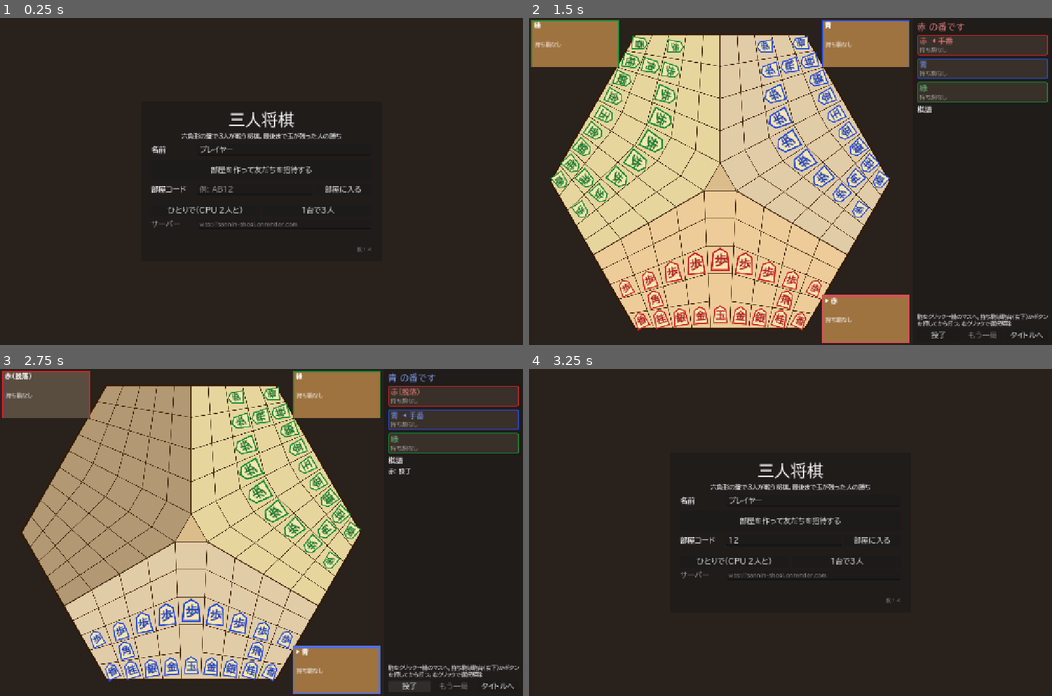
Above: before the commit, frames 1-4 (two rows, left to right).
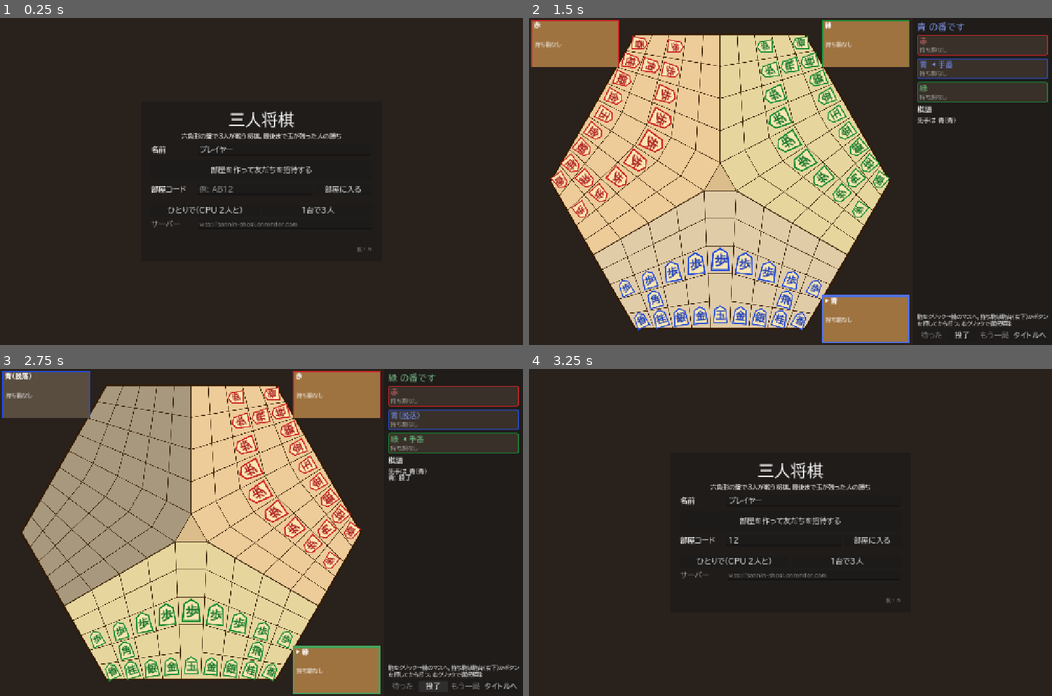
Above: after the commit, the same moments.

Repository: mittsuhinata-hue/sannin-shogi
Game: Godot game, scene res://scenes/main.tscn
The game is run twice, just before and just after one commit, with the same random seed, the same clock (stepped at 60 frames per second) and the same inputs.
Inputs (mouse positions are in pixels of both pictures, inside the frame that each line leads up to):
- Up to frame 1 (0.25 s): no input
- Up to frame 2 (1.5 s): click (785, 188) at 0.52 s; type "12" at 0.6 s; click "1台で3人" at 1.25 s
- Up to frame 3 (2.75 s): click "投了" at 2 s
- Up to frame 4 (3.25 s): click "タイトルへ" at 2.75 s

The runs differ from the first frame. In frame 1, less than 0.1% of the frame differs, in the area x 70-71%, y 70-71%; in frame 2, 6.9%, in the area x 0-99%, y 0-100%; in frame 3, 5.2%; in frame 4, less than 0.1%.

Commit message:
王手された人が先に指す・先手のくじ引き・待ったを追加
- 王手をかけられた人がすぐ次に指し、そのあとはその人の次から順に回る
- 対局開始時に先手をくじ引きで決める
- 指したばかりの人は、次の人が指す前なら手番ごとに1回まで待ったできる

Co-Authored-By: Claude Opus 5.5 <noreply@anthropic.com>

Diff:
--- a/scripts/main.gd
+++ b/scripts/main.gd
@@ -6,7 +6,7 @@
 const BoardView = preload("res://scripts/board_view.gd")
 const UiFont = preload("res://scripts/ui_font.gd")
 const SETTINGS_PATH := "user://settings.cfg"
-const VERSION := "1.4"   ## 直すたびに上げる（友だちの画面が新しいか見分けるため）
+const VERSION := "1.5"   ## 直すたびに上げる（友だちの画面が新しいか見分けるため）
 
 var _font: Font
 
@@ -32,6 +32,7 @@
 var _log: RichTextLabel
 var _rematch_btn: Button
 var _resign_btn: Button
+var _undo_btn: Button
 var _promo: ConfirmationDialog
 var _promo_moves: Array = []
 
@@ -169,6 +170,8 @@
 			_on_join()
 		elif a == "--create-room":
 			_on_create()
+		elif a == "--undo-test":
+			_undo_test.call_deferred()
 	if DisplayServer.get_name() == "headless":
 		Net.message.connect(func(t): print("[%s] %s" % [_player_name(), t]))
 	if _start_when > 0:
@@ -185,6 +188,27 @@
 			if Net.state["winner"] >= 0:
 				print("[%s] GAME OVER winner=%d" % [_player_name(), Net.state["winner"]])
 				get_tree().create_timer(1.0).timeout.connect(get_tree().quit))
+
+
+## 待ったの動作確認（この端末だけの対局で）
+func _undo_test() -> void:
+	var firsts := {}
+	for i in 12:
+		Net.start_local(1, "T")
+		firsts[Net.state["turn"]] = true
+	print("先手に選ばれた席: ", firsts.keys())
+	while Net.state["turn"] != 0:
+		await get_tree().process_frame
+	var n0: int = Net.state["move_no"]
+	Net.submit_move(Rules.cpu_choose(Net.state, 0))
+	var ok1: bool = Net.can_undo() and Net.state["move_no"] == n0 + 1
+	Net.undo()
+	var ok2: bool = Net.state["move_no"] == n0 and Net.state["turn"] == 0 and not Net.can_undo()
+	Net.submit_move(Rules.cpu_choose(Net.state, 0))
+	var ok3 := not Net.can_undo()   # 1手番に2回目の待ったはできない
+	print("待ったテスト: 指した直後=%s 取り消し=%s 2回目は不可=%s" % [ok1, ok2, ok3])
+	print("最後の棋譜: ", Net.state["log"].slice(-3))
+	get_tree().quit()
 
 
 func _auto_play() -> void:
@@ -444,6 +468,9 @@
 	v.add_child(help)
 
 	var hb := HBoxContainer.new()
+	_undo_btn = _btn("待った", func(): Net.undo())
+	_undo_btn.tooltip_text = "いま指した手を取り消す（次の人が指す前・手番ごとに1回まで）"
+	hb.add_child(_undo_btn)
 	_resign_btn = _btn("投了", func(): Net.resign())
 	hb.add_child(_resign_btn)
 	_rematch_btn = _btn("もう一局", _on_rematch)
@@ -489,6 +516,8 @@
 	var alive := Rules.alive_count(st)
 	if moved:
 		Sfx.play("capture" if st.get("last_cap", false) else "koma")
+	elif st["move_no"] < _prev_move_no:
+		Sfx.play("select")  # 待った
 	if st["winner"] >= 0 and _prev_winner < 0:
 		get_tree().create_timer(0.2).timeout.connect(func(): Sfx.play("win"))
 	elif alive < _prev_alive:
@@ -548,6 +577,7 @@
 	var lines: Array = st["log"]
 	_log.text = "\n".join(lines.slice(max(0, lines.size() - 200)))
 	_resign_btn.disabled = ctl < 0 and not (Net.mode != Net.Mode.LOCAL and Net.my_seat >= 0 and st["alive"][Net.my_seat] and st["winner"] < 0)
+	_undo_btn.disabled = not Net.can_undo()
 	_rematch_btn.visible = Net.is_owner() or Net.mode == Net.Mode.LOCAL
 	_rematch_btn.disabled = st["winner"] < 0
 
--- a/scripts/net.gd
+++ b/scripts/net.gd
@@ -20,6 +20,7 @@
 const ID_CPU := 0
 const ID_LOCAL := -2
 const CPU_DELAY := 0.6
+const UNDO_WAIT := 2.0
 const CODE_CHARS := "ABCDEFGHJKLMNPQRSTUVWXYZ23456789"
 
 enum Mode { NONE, ONLINE, LOCAL, SERVER }
@@ -154,6 +155,7 @@
 			seats_new.append({"id": ID_CPU, "name": "CPU%d" % i})
 	room["seats"] = seats_new
 	room["state"] = Rules.new_game()
+	Rules.pick_first(room["state"], _seat_names(seats_new))
 	room["in_game"] = true
 	for m in room["members"]:
 		_begin.rpc_id(m["id"], seats_new)
@@ -182,6 +184,8 @@
 	var seat := _seat_in(room, id)
 	if seat >= 0:
 		Rules.resign(room["state"], seat)
+		room["prev"] = {}   # 投了のあとは待ったできない
+		room["state"]["undo_seat"] = -1
 		_push(room)
 
 
@@ -233,6 +237,13 @@
 #  部屋の進行（サーバーとこの端末だけの両方で使う）
 # =====================================================================
 
+func _seat_names(s: Array) -> Array:
+	var out: Array = []
+	for x in s:
+		out.append(str(x["name"]))
+	return out
+
+
 func _seat_in(room: Dictionary, id: int) -> int:
 	for i in room["seats"].size():
 		if room["seats"][i]["id"] == id:
@@ -246,7 +257,29 @@
 		return
 	if not Rules.is_legal(st, seat, m):
 		return
+	# 待ったに備えて、指す前の盤面をとっておく（手番ごとに1回まで）
+	var used: Array = room.get("undo_used", [false, false, false])
+	var undoable: bool = not used[seat]
+	used[seat] = false
+	room["undo_used"] = used
+	var before := Rules.copy_state(st)
 	Rules.apply_move(st, m)
+	room["prev"] = before if undoable else {}
+	st["undo_seat"] = seat if undoable and st["winner"] < 0 else -1
+	_push(room)
+
+
+## 待った：いま指したばかりの人が、次の人が指す前に取り消す
+func _room_undo(room: Dictionary, seat: int) -> void:
+	var st: Dictionary = room["state"]
+	var prev: Dictionary = room.get("prev", {})
+	if seat < 0 or st.is_empty() or prev.is_empty() or st["winner"] >= 0 or st.get("undo_seat", -1) != seat:
+		return
+	room["prev"] = {}
+	prev["undo_seat"] = -1
+	prev["log"].append("%s が待った" % str(room["seats"][seat]["name"]))
+	room["undo_used"][seat] = true
+	room["state"] = prev
 	_push(room)
 
 
@@ -261,7 +294,9 @@
 			_sync.rpc_id(m["id"], st)
 	room["cpu_at"] = 0.0
 	if not st.is_empty() and st["winner"] < 0 and room["seats"][st["turn"]]["id"] == ID_CPU:
-		room["cpu_at"] = Time.get_ticks_msec() / 1000.0 + CPU_DELAY
+		# 人が指した直後は、待ったできるように少し長めに待つ
+		var wait := UNDO_WAIT if st.get("undo_seat", -1) >= 0 else CPU_DELAY
+		room["cpu_at"] = Time.get_ticks_msec() / 1000.0 + wait
 
 
 func _cpu_tick(room: Dictionary) -> void:
@@ -279,6 +314,8 @@
 		Rules.resign(st, t)
 	else:
 		Rules.apply_move(st, m)
+	room["prev"] = {}
+	st["undo_seat"] = -1
 	_push(room)
 
 
@@ -411,6 +448,7 @@
 	my_seat = 0 if humans == 1 else -1
 	in_game = true
 	_local_room = {"members": [], "seats": seats, "state": Rules.new_game(), "cpu_at": 0.0}
+	Rules.pick_first(_local_room["state"], _seat_names(seats))
 	state = _local_room["state"]
 	game_started.emit()
 	_push(_local_room)
@@ -455,12 +493,44 @@
 			_req_move.rpc_id(1, m)
 
 
+## この端末で「待った」を押せるか
+func can_undo() -> bool:
+	if state.is_empty() or state["winner"] >= 0:
+		return false
+	var u: int = state.get("undo_seat", -1)
+	if u < 0:
+		return false
+	if mode == Mode.LOCAL:
+		return seats[u]["id"] == ID_LOCAL
+	return u == my_seat
+
+
+func undo() -> void:
+	match mode:
+		Mode.LOCAL:
+			_room_undo(_local_room, state.get("undo_seat", -1))
+		Mode.ONLINE:
+			_req_undo.rpc_id(1)
+
+
+@rpc("any_peer", "reliable")
+func _req_undo() -> void:
+	if mode != Mode.SERVER:
+		return
+	var id := multiplayer.get_remote_sender_id()
+	var room := _room_of(id)
+	if not room.is_empty():
+		_room_undo(room, _seat_in(room, id))
+
+
 func resign() -> void:
 	match mode:
 		Mode.LOCAL:
 			var t := controllable_seat()
 			if t >= 0:
 				Rules.resign(state, t)
+				_local_room["prev"] = {}
+				state["undo_seat"] = -1
 				_push(_local_room)
 		Mode.ONLINE:
 			_req_resign.rpc_id(1)
--- a/scripts/rules.gd
+++ b/scripts/rules.gd
@@ -105,6 +105,12 @@
 		"move_no": 0,
 		"log": [],
 	}
+
+## 先手をくじ引きで決める
+static func pick_first(state: Dictionary, names: Array) -> void:
+	var t := randi() % 3
+	state["turn"] = t
+	state["log"].append("先手は %s（%s）" % [names[t], player_name_default(t)])
 
 static func copy_state(s: Dictionary) -> Dictionary:
 	return s.duplicate(true)
@@ -457,6 +463,7 @@
 	return false
 
 ## 手番を次の人に回す。動けない人は詰みとして脱落させる。
+## 王手をかけられた人がいれば、その人が先に指す（そのあとはその人の次から順に回る）。
 static func advance_turn(state: Dictionary) -> void:
 	if _check_winner(state):
 		return
@@ -465,6 +472,17 @@
 		state["log"].append("%d手に達したので引き分け" % MAX_MOVES)
 		return
 	var p: int = state["turn"]
+	for k in [1, 2]:
+		var q: int = (p + k) % 3
+		if not state["alive"][q] or not in_check(state["board"], q, state["alive"]):
+			continue
+		if has_legal_move(state, q):
+			state["turn"] = q
+			state["log"].append("　→ %sに王手！%sが先に指す" % [player_name_default(q), player_name_default(q)])
+			return
+		eliminate(state, q, "詰み（王手から逃げられない）")
+		if _check_winner(state):
+			return
 	for _n in 6:
 		p = (p + 1) % 3
 		if not state["alive"][p]:
--- a/tests/selftest.gd
+++ b/tests/selftest.gd
@@ -43,6 +43,27 @@
 	check(rt.has(Rules.CENTER) and rt.has(Rules.idx(1, 0, 4)) and rt.has(Rules.idx(2, 0, 4)), "飛が中央を通り抜けない")
 	check(not rt.has(Rules.idx(0, 1, 4)), "飛が元のマスに戻る")
 	print("角の行き先: %d マス / 飛の行き先: %d マス" % [kt.size(), rt.size()])
+	# 1c. 王手をかけられた人がすぐ次に指す（赤が緑に王手 → 緑の番 → 次は赤）
+	var cs := Rules.new_game()
+	var cb: Array = empty.duplicate()
+	for p in 3:
+		cb[Rules.idx(p, 0, 4)] = Rules.make_piece(p, Rules.OU, false)
+	cb[Rules.idx(2, 1, 0)] = Rules.make_piece(0, Rules.HI, false)
+	cb[Rules.idx(1, 0, 0)] = Rules.make_piece(1, Rules.KY, false)
+	cs["board"] = cb
+	cs["turn"] = 0
+	var cm := {"from": Rules.idx(2, 1, 0), "to": Rules.idx(2, 0, 0), "drop": -1, "promote": false}
+	check(Rules.is_legal(cs, 0, cm), "王手の手が指せない")
+	Rules.apply_move(cs, cm)
+	check(cs["turn"] == 2, "王手された緑の番にならない（turn=%d）" % cs["turn"])
+	var esc: Array = Rules.moves_from(cs, 2, Rules.idx(2, 0, 4))
+	var em: Dictionary = esc[0]
+	for x in esc:
+		if Rules.cell_r(x["to"]) == 1:
+			em = x
+	Rules.apply_move(cs, em)
+	check(cs["turn"] == 0, "王手のあとの順番がちがう（turn=%d）" % cs["turn"])
+	print("王手の順番: ", cs["log"])
 	# 2. 初期局面は3人とも同じ手の数
 	var st := Rules.new_game()
 	var counts := []
Not shown, removed: docs/game-4a2e082754.pck
Not shown, added: docs/game-f2b94ab2cc.pck
